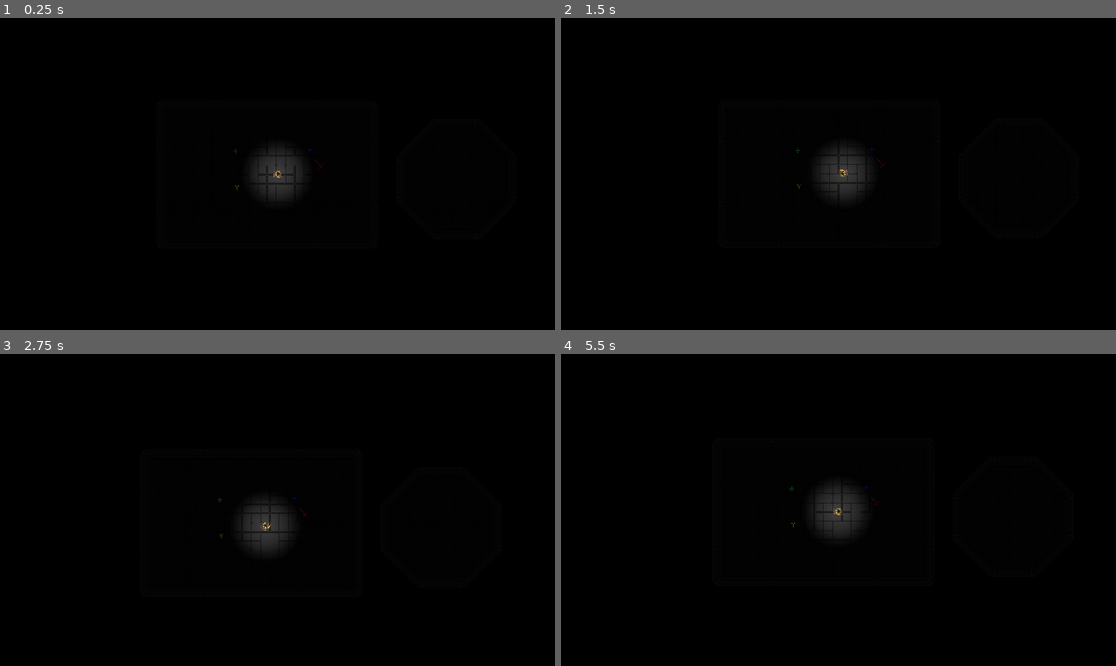
Above: before the commit, frames 1-4 (two rows, left to right).
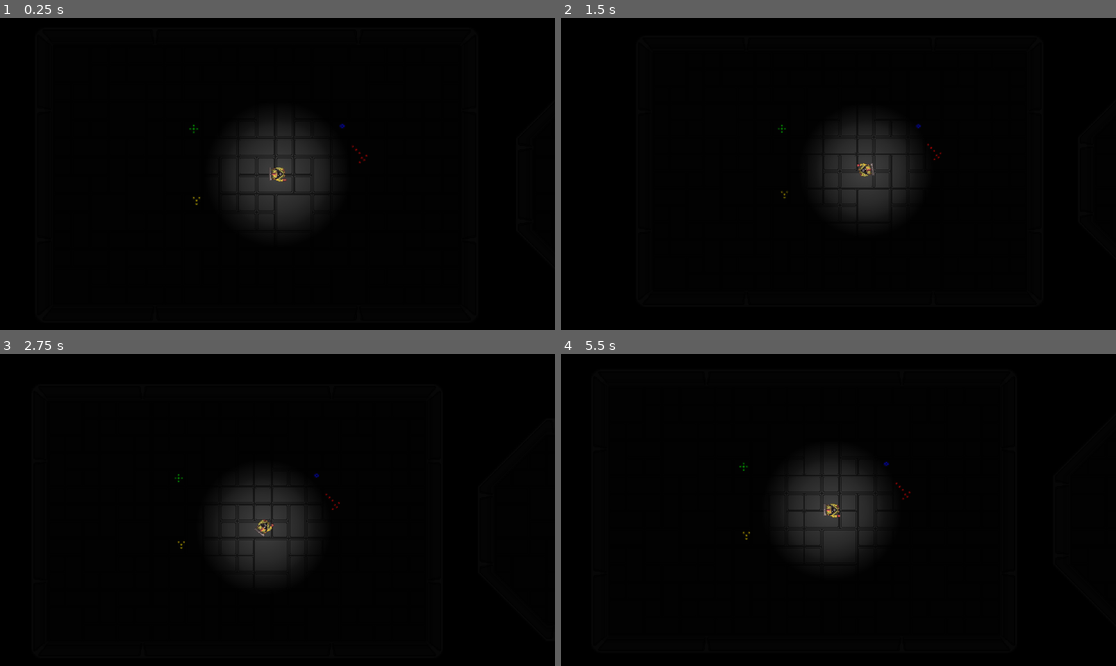
Above: after the commit, the same moments.

Repository: ocarina0001/gameoff-2024
Game: Godot game, scene res://Scenes/Worlds/prototype_world.tscn
The game is run twice, just before and just after one commit, with the same random seed, the same clock (stepped at 60 frames per second) and the same inputs.
Inputs (mouse positions are in pixels of both pictures, inside the frame that each line leads up to):
- Up to frame 1 (0.25 s): no input
- Up to frame 2 (1.5 s): tap Enter at 0.5 s; move the mouse to (960, 158) at 0.52 s; tap A (a) at 0.6 s; tap D (d) at 0.8, 1.35 s; tap Space at 1.25 s; move the mouse to (727, 189) at 1.27 s
- Up to frame 3 (2.75 s): tap S (s) at 1.55, 2.1 s; move the mouse to (333, 441) at 2.02 s; tap W (w) at 2.3 s
- Up to frame 4 (5.5 s): move the mouse to (810, 572) at 2.77 s; tap W (w) at 2.85, 5.3 s; tap A (a) at 3.05, 3.6 s; move the mouse to (1005, 556) at 3.52 s; tap D (d) at 3.8, 4.35 s; move the mouse to (672, 463) at 4.27 s; tap S (s) at 4.55 s; move the mouse to (866, 510) at 5.02 s; hold Mouse wheel down (mouse_down) from 5.03 s (still down)

The runs differ from the first frame. In frame 1, 3.1% of the frame differs, in the area x 34-67%, y 33-67%; in frame 2, 2.3%; in frame 3, 2.5%; in frame 4, 2.8%.

Commit message:
v2 camera controller

Diff:
--- a/Scenes/Camera/camera.tscn
+++ b/Scenes/Camera/camera.tscn
@@ -1,8 +1,6 @@
 [gd_scene load_steps=2 format=3 uid="uid://d1l7gcr2rk64t"]
 
-[ext_resource type="Script" path="res://Scenes/Camera/camera.gd" id="1_c0pf5"]
+[ext_resource type="Script" path="res://Scenes/Camera/camera_V2.gd" id="1_yovh3"]
 
 [node name="Camera" type="Camera2D"]
-script = ExtResource("1_c0pf5")
-smooth_lean = 100
-scale_lean = 0.1
+script = ExtResource("1_yovh3")
--- /dev/null
+++ b/Scenes/Camera/camera_V2.gd
@@ -0,0 +1,32 @@
+extends Camera2D
+
+## The thing for the camera to follow.
+@export var target: Node2D
+## The smoothness of the lean of the camera.
+@export var smooth_lean := 25
+## The scale at which the camera leans.
+@export var scale_lean : float = 0.1
+## The max zoom level
+@export var max_zoom : float = 2
+## The minimum zoom level
+@export var min_zoom : float = 1
+## The zoom factor to control how much zoom changes based on mouse distance
+@export var zoom_factor : float = 0.01
+
+func lean_to_mouse(delta: float):
+	var mouse_position := get_local_mouse_position()
+	var lean := (mouse_position - position) * scale_lean
+	offset = lerp(offset, lean, delta * smooth_lean)
+
+func update_zoom():
+	var mouse_position := get_global_mouse_position()
+	var target_position := target.global_position
+	var distance := mouse_position.distance_to(target_position)
+	var adjusted_distance := sqrt(distance)
+	var new_zoom = clamp(max_zoom - (adjusted_distance * zoom_factor), min_zoom, max_zoom)
+	zoom = Vector2(new_zoom, new_zoom)
+
+func _process(delta: float) -> void:
+	lean_to_mouse(delta)
+	update_zoom()
+	global_rotation = 0
--- a/Scenes/Player/player.tscn
+++ b/Scenes/Player/player.tscn
@@ -38,7 +38,6 @@
 
 [node name="Camera" parent="." node_paths=PackedStringArray("target") instance=ExtResource("3_anql0")]
 target = NodePath("..")
-smooth_lean = 5
 
 [node name="ShadeLight" type="PointLight2D" parent="."]
 scale = Vector2(8, 8)
